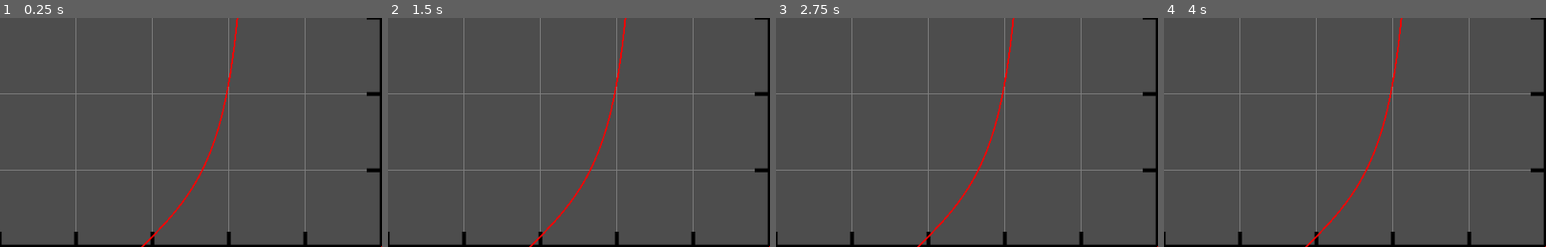
Above: before the commit, frames 1-4 (left to right).
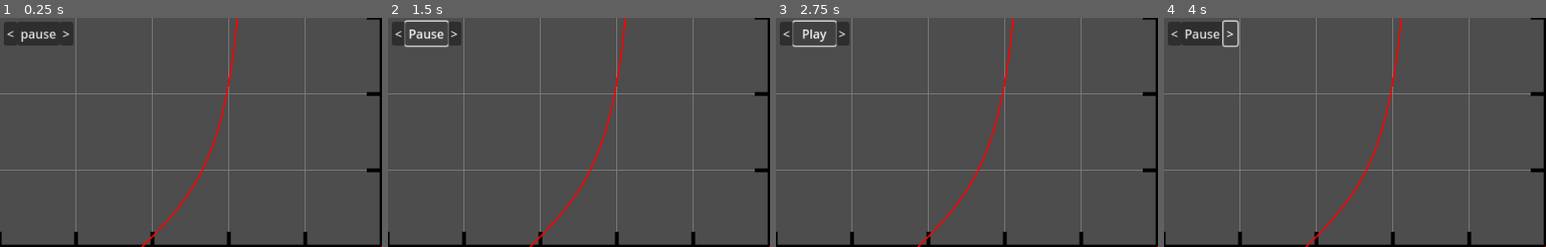
Above: after the commit, the same moments.

Repository: Drillix08/Opticos
Game: Godot game, scene res://graph_environment.tscn
Two runs of this game, one before a commit and one after it. Both use one fixed random seed, a clock stepped at 60 frames per second and the inputs below. After the commit the project has no main scene; this scene is started directly in both runs.
Inputs (mouse positions are % of the whole screen's width and height, from its top left):
- Up to frame 1 (0.25 s): no input
- Up to frame 2 (1.5 s): click (5, 3) at 0.5 s, where only the run after the commit has a clickable "pause"; click (5, 3) at 1.25 s, where only the run after the commit has a clickable "Play"
- Up to frame 3 (2.75 s): click (5, 3) at 2 s, where only the run after the commit has a clickable "Pause"
- Up to frame 4 (4 s): click (5, 3) at 2.75 s, where only the run after the commit has a clickable "Play"; click (9, 3) at 3.5 s, where only the run after the commit has a clickable ">"
The pictures show only the part of the screen within x 0-50%, y 0-50%; the shares and areas given below are measured in that part.

The runs differ from the first frame. In frame 1, 1.8% of the frame differs, in the area x 1-20%, y 1-13%; in frame 2, 1.0%; in frame 3, 1.0%; in frame 4, 1.5%.

Commit message:
Limit animation clean-up
Limit animator prettier controls and coordinate readout. Also replaced the rectangle with a circle. Open graph_evironment.tscn and press enter to test

Diff:
--- a/source/graph-environment/animation_controls.gd
+++ b/source/graph-environment/animation_controls.gd
@@ -3,11 +3,9 @@
 
 # Called when the node enters the scene tree for the first time.
 func _ready() -> void:
-	$Back.text = "<"
-	$Next.text = ">"
-	$Next.position = Vector2(200, 0)
-	$PlayPause.text = "Pause"
-	$PlayPause.position = Vector2(100, 0)
+	$Back.position = Vector2(5, 5)
+	$PlayPause.position = Vector2($Back.size.x + 5, 5)
+	$Next.position = Vector2($Back.size.x + $PlayPause.size.x + 5, 5)
 
 
 # Called every frame. 'delta' is the elapsed time since the previous frame.
--- /dev/null
+++ b/source/graph-environment/coord_label.gd
@@ -0,0 +1,18 @@
+class_name CoordLabel extends Label
+
+
+# Called when the node enters the scene tree for the first time.
+func _ready() -> void:
+	add_theme_color_override("gray", Color.DIM_GRAY)
+
+
+# Called every frame. 'delta' is the elapsed time since the previous frame.
+func _process(_delta: float) -> void:
+	if (position.x < 0):
+		position.x = 0
+	if (position.y < 0):
+		position.y = 0
+	if (position.y + size.y > DisplayServer.window_get_size().y):
+		position.y = DisplayServer.window_get_size().y - size.y
+	if (position.x + size.x > DisplayServer.window_get_size().x):
+		position.x = DisplayServer.window_get_size().x - size.x
--- a/source/graph-environment/graph_environment.tscn
+++ b/source/graph-environment/graph_environment.tscn
@@ -15,7 +15,6 @@
 script = ExtResource("1_17ijq")
 
 [node name="AnimationControls" type="Container" parent="Control"]
-visible = false
 layout_mode = 0
 offset_right = 40.0
 offset_bottom = 8.0
@@ -23,12 +22,15 @@
 
 [node name="PlayPause" type="Button" parent="Control/AnimationControls"]
 layout_mode = 2
+text = "pause"
 
 [node name="Next" type="Button" parent="Control/AnimationControls"]
 layout_mode = 2
+text = ">"
 
 [node name="Back" type="Button" parent="Control/AnimationControls"]
 layout_mode = 2
+text = "<"
 
 [connection signal="pressed" from="Control/AnimationControls/PlayPause" to="Control" method="_on_play_pause_pressed"]
 [connection signal="pressed" from="Control/AnimationControls/Next" to="Control" method="_on_next_pressed"]
--- a/source/graph-environment/grid.gd
+++ b/source/graph-environment/grid.gd
@@ -74,11 +74,12 @@
 
 #controlls the moving of the "camera" when you click and drag
 func _input(event):
+	if(animating): return
 	if event is InputEventMouseButton\
 	and event.button_index == MOUSE_BUTTON_LEFT:
 		isDragging = event.pressed
 		lastMousePos = event.position
-	if event is InputEventMouseMotion and isDragging and !animating:
+	if event is InputEventMouseMotion and isDragging:
 		var delta :Vector2 = event.position - lastMousePos
 		origin += delta
 		lastMousePos = event.position
@@ -203,7 +204,7 @@
 		if y0 == -INF: y0 = bottom
 		if y1 == INF: y1 = top
 		if y1 == -INF: y1 = bottom
-		if animProg > x0: draw_line(convert_to_godot_coords(Vector2(x0, y0)), convert_to_godot_coords(Vector2(x1, y1)), Color.YELLOW, 2)
+		if animProg > x1: draw_line(convert_to_godot_coords(Vector2(x0, y0)), convert_to_godot_coords(Vector2(x1, y1)), Color.YELLOW, 2)
 		else: draw_line(convert_to_godot_coords(Vector2(x0, y0)), convert_to_godot_coords(Vector2(x1, y1)), Color.RED, 2)
 		if(!animating): functionValues.append(convert_to_godot_coords(Vector2(x0,y0)))
 		left += 1;
@@ -226,15 +227,15 @@
 func animate_Limit(limit: float, points: Array[Vector2]):
 	animating = true
 	var endpoint: float = convert_to_godot_coords(Vector2(limit,0)).x
-	var rect = ColorRect.new()
+	var rect = TextureRect.new()
 	rect.position = Vector2(0,0)
-	rect.color = Color.YELLOW
-	rect.size = Vector2(10,10)
+	rect.texture = load("res://Yellow_Circle.png")
+	rect.expand_mode = TextureRect.EXPAND_IGNORE_SIZE
+	rect.size = Vector2(10, 10)
 	add_child(rect)
 
-	var coordLabel: Label = Label.new()
-	coordLabel.add_theme_color_override("gray", Color.DIM_GRAY)
-	rect.add_child(coordLabel)
+	var coordLabel: CoordLabel = CoordLabel.new()
+	add_child(coordLabel)
 	$AnimationControls.visible = true
 
 	var speed = .015
@@ -246,26 +247,29 @@
 		animProg = coords.x
 		if(pause):
 			await do_something
-			print(i)
 			i += frameOffset
-			print(frameOffset)
-			print(i)
 			frameOffset = 0
-		if(points[i].x < 0 || points[i].x > DisplayServer.window_get_size().x \
-		 || points[i].y < 0 || points[i].y > DisplayServer.window_get_size().y):
-			i += 1
-			continue
+
+		#Skips off-screen stuff
+		#if(points[i].x < 0 || points[i].x > DisplayServer.window_get_size().x \
+		 #|| points[i].y < 0 || points[i].y > DisplayServer.window_get_size().y):
+			#i += 1
+			#continue
+
 		if(i + 1 != points.size() && points[i + 1].x > limit): break
 		#print(points[i])
 		coordLabel.text = "(%.0f, " % coords.x + "%.3f" % coords.y + ")"
 		rect.position = points[i] - rect.size/2
+		coordLabel.position = rect.position + rect.size/2
 		await get_tree().create_timer(speed).timeout
 		speed *= 1.002
 		i += 1
 		queue_redraw()
 	animProg = convert_to_real_coords(Vector2(-1,0)).x
 	animating = false
+	$AnimationControls.visible = true
 	rect.queue_free()
+	coordLabel.queue_free()
 
 func _on_play_pause_pressed() -> void:
 	pause = !pause
--- a/source/graph-environment/project.godot
+++ b/source/graph-environment/project.godot
@@ -11,7 +11,6 @@
 [application]
 
 config/name="graph_environment"
-run/main_scene="uid://dlgeh0w3vomer"
 config/features=PackedStringArray("4.5", "Forward Plus")
 config/icon="res://icon.svg"
 
Binary file added: source/graph-environment/Yellow_Circle.png
Not shown, added: source/graph-environment/Yellow_Circle.png.import
Not shown, added: source/graph-environment/coord_label.gd.uid
